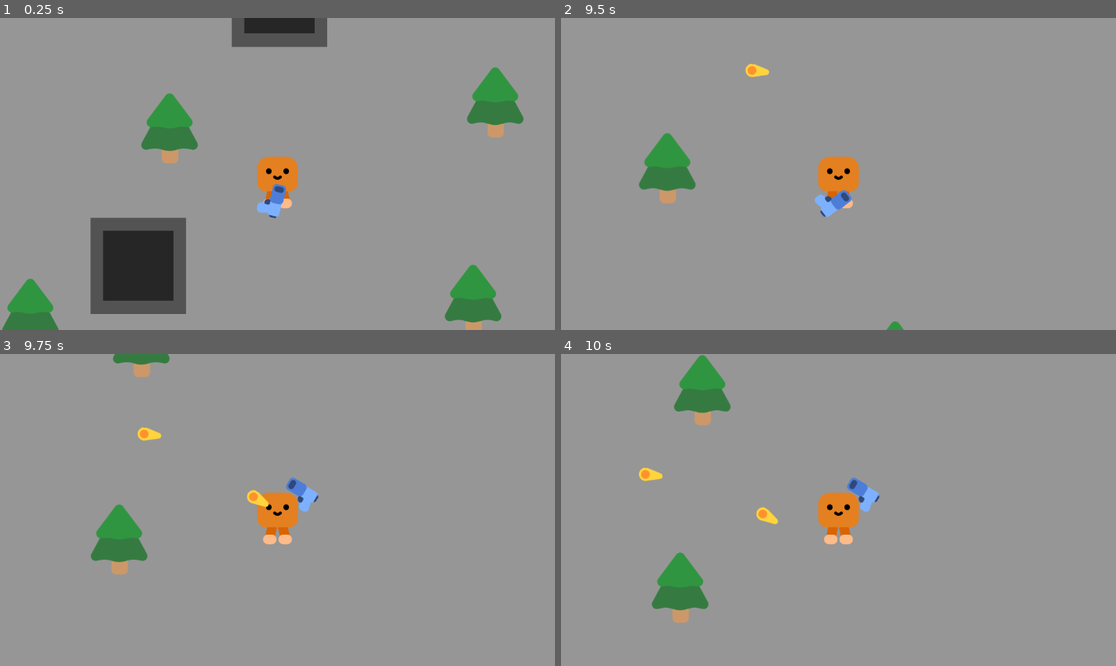
Above: before the commit, frames 1-4 (two rows, left to right).
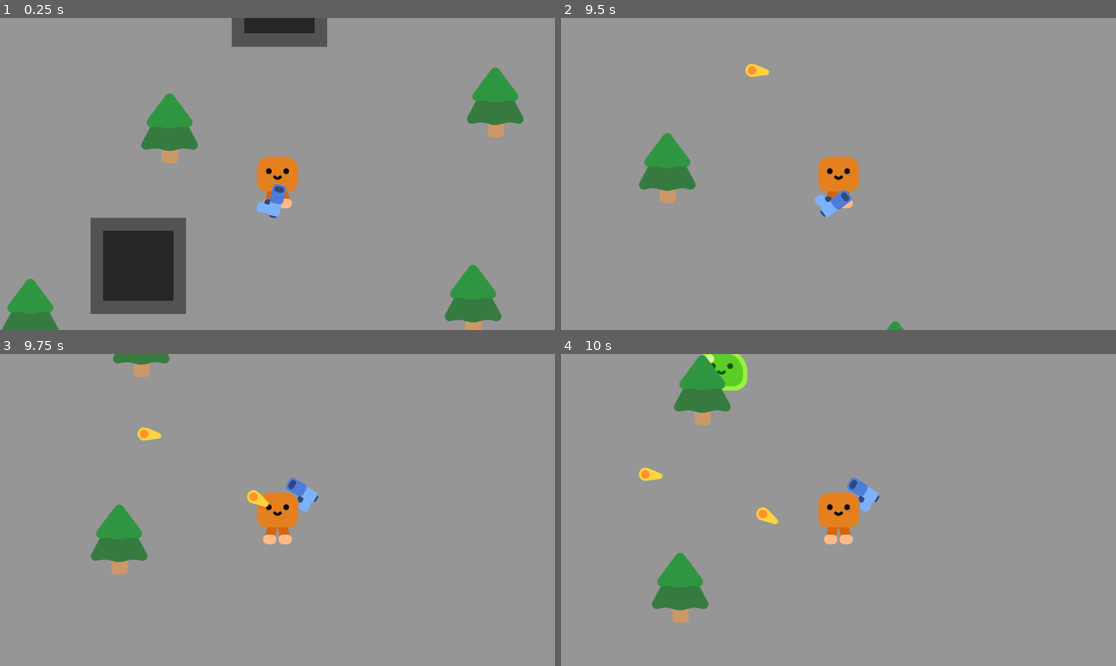
Above: after the commit, the same moments.

Repository: Pear-Juice/ATLS-GD-FarmerSurvivor
Game: Godot game, scene res://Scenes/L1.tscn
Same seed, same stepped clock (60 frames per second), same inputs: the game is played once before the commit and once after it.
Inputs (mouse positions are in pixels of both pictures, inside the frame that each line leads up to):
- Up to frame 1 (0.25 s): no input
- Up to frame 2 (9.5 s): tap Enter at 0.5 s; move the mouse to (810, 236) at 0.52 s; press the mouse at (810, 236) at 0.53 s; hold W (Up) 0.53-2.03 s; move the mouse to (1005, 220) at 1.27 s; release the mouse at (1005, 220) at 1.28 s; click (1005, 220) at 1.35 s; move the mouse to (672, 127) at 2.02 s; press the mouse at (672, 127) at 2.03 s; hold A (Left) 2.03-3.53 s; move the mouse to (866, 174) at 2.77 s; release the mouse at (866, 174) at 2.78 s; click (866, 174) at 2.85 s; move the mouse to (755, 96) at 3.52 s; press the mouse at (755, 96) at 3.53 s; hold S (Down) 3.53-4.28 s; move the mouse to (960, 158) at 4.27 s; release the mouse at (960, 158) at 4.28 s; hold D (Right) 4.28-5.03 s; click (960, 158) at 4.35 s; move the mouse to (727, 189) at 5.02 s; press the mouse at (727, 189) at 5.03 s; hold W (Up) 5.03-5.78 s; move the mouse to (894, 105) at 5.77 s; release the mouse at (894, 105) at 5.78 s; hold D (Right) 5.78-8.03 s; click (894, 105) at 5.85 s; move the mouse to (810, 236) at 6.52 s; press the mouse at (810, 236) at 6.53 s; move the mouse to (1005, 220) at 7.27 s; release the mouse at (1005, 220) at 7.28 s; click (1005, 220) at 7.35 s; move the mouse to (672, 127) at 8.02 s; press the mouse at (672, 127) at 8.03 s; hold S (Down) 8.03-8.78 s; move the mouse to (866, 174) at 8.77 s; release the mouse at (866, 174) at 8.78 s; hold A (Left) from 8.78 s (still down); click (866, 174) at 8.85 s
- Up to frame 3 (9.75 s): move the mouse to (194, 432) at 9.52 s; release A (Left) at 9.53 s; press the mouse at (194, 432) at 9.53 s; hold W (Up) from 9.53 s (still down)
- Up to frame 4 (10 s): keep holding W (Up)

Frames 1-3 are identical in both runs. In frame 4, 0.6% of the frame differs, in the area x 25-34%, y 0-12%.

Commit message:
CI

Diff:
--- a/Objects/Bullet/Bullet.tscn
+++ b/Objects/Bullet/Bullet.tscn
@@ -11,7 +11,7 @@
 collision_mask = 2
 script = ExtResource("1_nux34")
 life_time = 2.0
-knockback = 700.0
+knockback = 1300.0
 
 [node name="BulletSprite" type="Sprite2D" parent="."]
 position = Vector2(-1, 11)
--- a/World/Spawner.gd
+++ b/World/Spawner.gd
@@ -10,7 +10,8 @@
 
 func spawn_slimes(area : int):
 	while true:
+
 		var slime = slime_tscn.instantiate()
 		slime.global_position = Vector2(randi_range(-area,area), randi_range(-area,area))
 		slime_folder.add_child(slime)
-		await get_tree().create_timer(1).timeout
+		await get_tree().create_timer(2).timeout
Not shown, added: export_presets.cfg
Not shown, added: .github/workflows/build.yml
